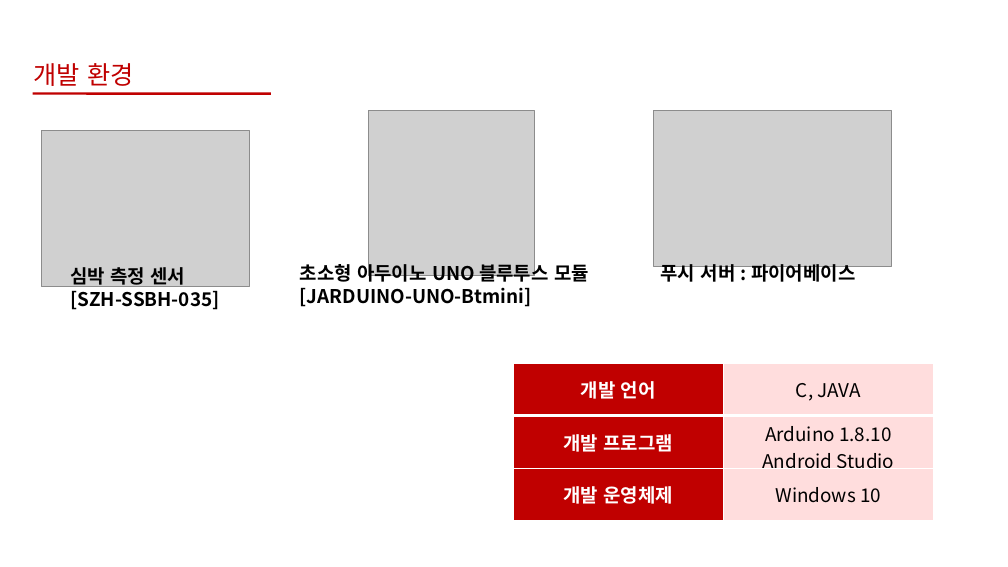
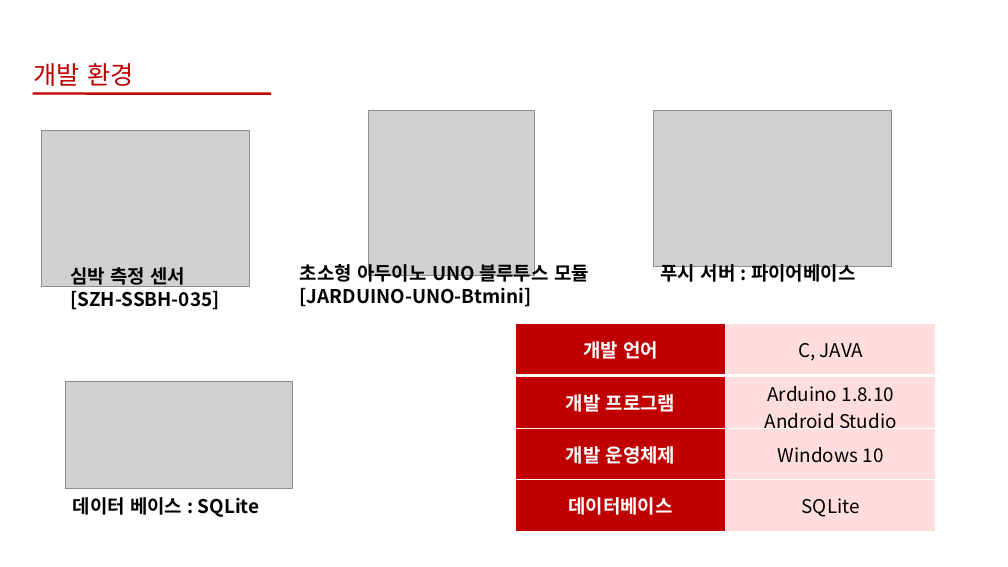
Before and after one commit to bajahoe/gitchana, a slide deck: slide 40 of 제안서 팀장 조동윤, 팀원 임종운.pptx (slide 33 before the commit). Drawn at 1008x567 pixels with LibreOffice and Linux fonts; fonts in the diff are those of the drawing; grey boxes stand for pictures; background and template pictures are left out. Boxes give left, top, right and bottom in pixels: in the first picture for what was removed or moved away, otherwise in the second. Text is boxed around its words. In the diff, an @@ line names an element or a change of style, - is before the commit and + after.

Commit message:
자료 업데이트
발표자료 재 작성
제안서 내 사용자 상태정보 구조 변경(시각 - > 날짜, 시간)
그냥 사진

```diff
--- a/제안서 팀장 조동윤, 팀원 임종운.pptx
+++ b/제안서 팀장 조동윤, 팀원 임종운.pptx
@@ table at <box>516,324,936,532</box> @@
+row 4: 데이터베이스 | SQLite
@@ table: place and size @@
-table at <box>513,364,934,520</box>
+table at <box>516,324,936,532</box>
@@ picture added at <box>65,381,292,488</box> @@
@@ text added at <box>73,497,260,517</box>, 18 pt, text #000000, bold @@
+데이터 베이스 : SQLite
```
Also in this commit, not shown: 5 other slides changed, 12 slides added, 2 other files.
